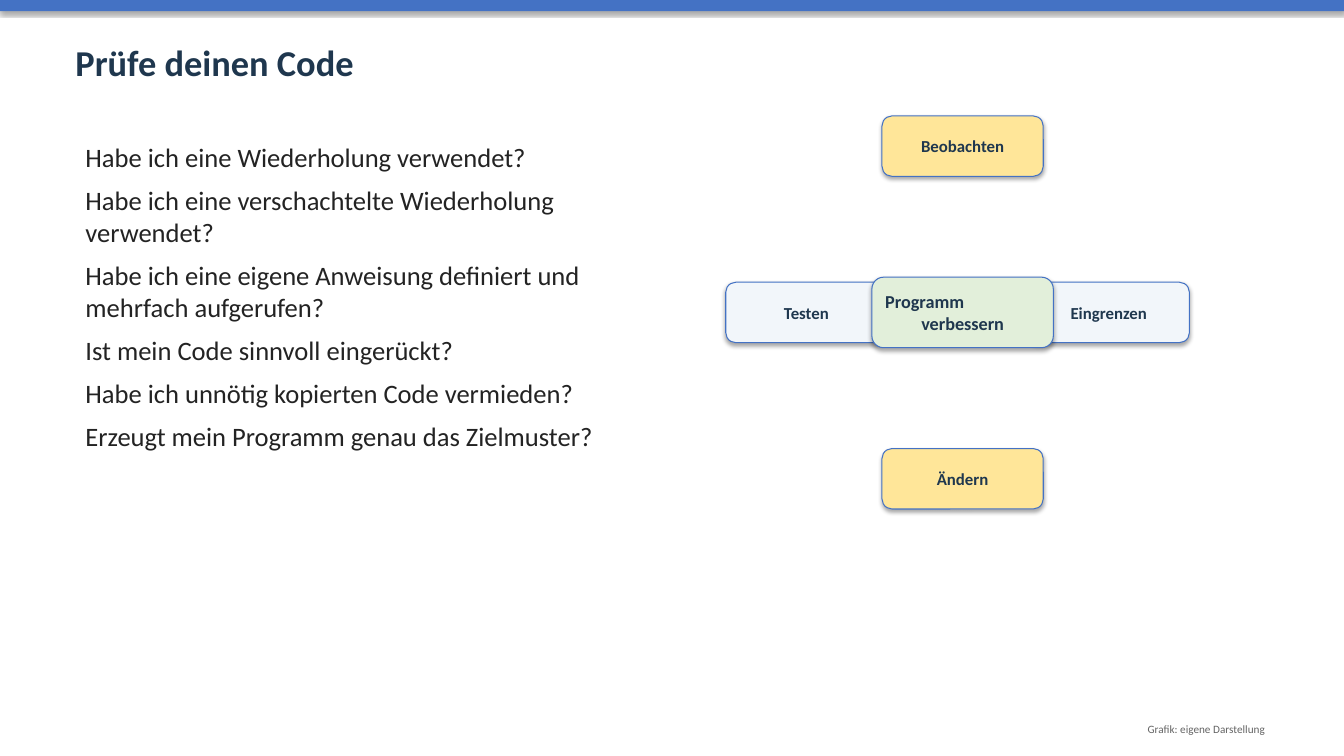
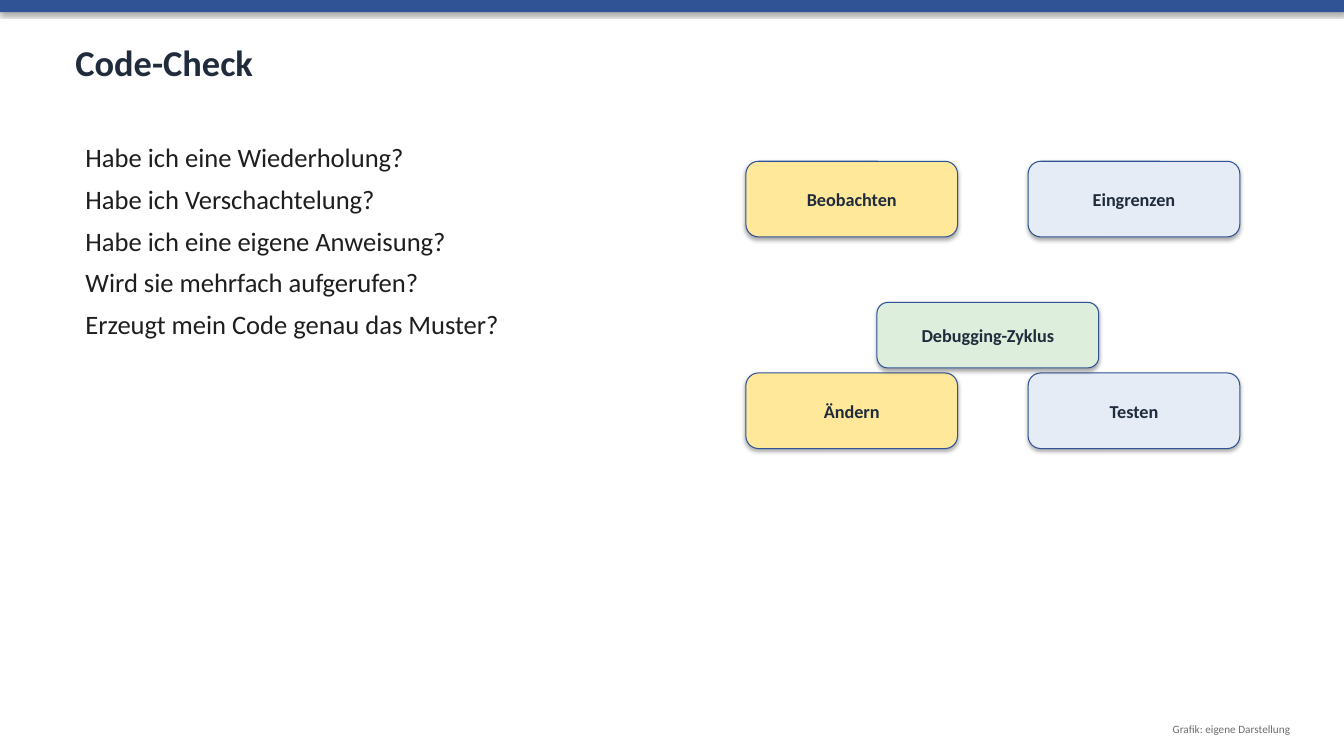
Before and after one commit to audipz/Unterrichtsmaterial_Oberschule_Sachsen, a slide deck: slide 5 of Unterrichtsmaterial_Oberschule_Sachsen/Klasse_8/03_Robot_Karol/05_Praesentationen/05_Karol_Projekt.pptx. Drawn at 1344x756 pixels with LibreOffice and Linux fonts; fonts in the diff are those of the drawing. Boxes give left, top, right and bottom in pixels: in the first picture for what was removed or moved away, otherwise in the second. Text is boxed around its words. In the diff, an @@ line names an element or a change of style, - is before the commit and + after.

```diff
--- a/Unterrichtsmaterial_Oberschule_Sachsen/Klasse_8/03_Robot_Karol/05_Praesentationen/05_Karol_Projekt.pptx
+++ b/Unterrichtsmaterial_Oberschule_Sachsen/Klasse_8/03_Robot_Karol/05_Praesentationen/05_Karol_Projekt.pptx
@@ rectangle at [0, 0, 1344, 12]: fill #4472C4 to #305396 @@
@@ text at [75, 50, 253, 77]: text changed; text colour #1F374E to #202C3C @@
-Prüfe deinen Code
+Code-Check
@@ text at [85, 148, 498, 339]: text changed; text colour #232323 to #1E1E1E @@
-Habe ich eine Wiederholung verwendet?
-Habe ich eine verschachtelte Wiederholung verwendet?
-Habe ich eine eigene Anweisung definiert und mehrfach aufgerufen?
-Ist mein Code sinnvoll eingerückt?
-Habe ich unnötig kopierten Code vermieden?
-Erzeugt mein Programm genau das Zielmuster?
+Habe ich eine Wiederholung?
+Habe ich Verschachtelung?
+Habe ich eine eigene Anweisung?
+Wird sie mehrfach aufgerufen?
+Erzeugt mein Code genau das Muster?
@@ rounded rectangle "Beobachten": place and size @@
-rounded rectangle "Beobachten" at [882, 116, 1044, 176]
+rounded rectangle "Beobachten" at [746, 161, 958, 237]
@@ rounded rectangle "Beobachten" at [746, 161, 958, 237]: size 12 to 13 pt, text colour #1F374E to #202C3C; fill #FFE699 to #FFE899; outline #4472C4 0.75 pt to #305396 0.75 pt @@
@@ rounded rectangle "Eingrenzen": place and size @@
-rounded rectangle "Eingrenzen" at [1028, 282, 1190, 343]
+rounded rectangle "Eingrenzen" at [1028, 161, 1240, 237]
@@ rounded rectangle "Eingrenzen" at [1028, 161, 1240, 237]: size 12 to 13 pt, text colour #1F374E to #202C3C; fill #F2F6FA to #E5ECF6; outline #4472C4 0.75 pt to #305396 0.75 pt @@
@@ rounded rectangle "Debugging-Zyklus": place and size @@
-rounded rectangle "Debugging-Zyklus" at [872, 277, 1054, 348]
+rounded rectangle "Debugging-Zyklus" at [877, 302, 1099, 368]
@@ rounded rectangle "Debugging-Zyklus" at [877, 302, 1099, 368]: fill #E2EFDA to #DDEEDD; outline #4472C4 0.75 pt to #305396 0.75 pt @@
@@ text in rounded rectangle at [922, 329, 1055, 345]: text changed; text colour #1F374E to #202C3C @@
-Programm
-verbessern
+Debugging-Zyklus
@@ rounded rectangle "Ändern" at [746, 373, 958, 449]: size 12 to 13 pt, text colour #1F374E to #202C3C; fill #FFE699 to #FFE899; outline #4472C4 0.75 pt to #305396 0.75 pt @@
@@ rounded rectangle "Ändern": place and size @@
-rounded rectangle "Ändern" at [882, 449, 1044, 509]
+rounded rectangle "Ändern" at [746, 373, 958, 449]
@@ rounded rectangle "Testen" at [1028, 373, 1240, 449]: size 12 to 13 pt, text colour #1F374E to #202C3C; fill #F2F6FA to #E5ECF6; outline #4472C4 0.75 pt to #305396 0.75 pt @@
@@ rounded rectangle "Testen": place and size @@
-rounded rectangle "Testen" at [726, 282, 887, 343]
+rounded rectangle "Testen" at [1028, 373, 1240, 449]
@@ text "Grafik: eigene Darstellung": place and size @@
-text "Grafik: eigene Darstellung" at [1148, 725, 1265, 735]
+text "Grafik: eigene Darstellung" at [1173, 725, 1290, 735]
@@ text "Grafik: eigene Darstellung" at [1173, 725, 1290, 735]: text colour #646464 to #6E6E6E @@
```
Also in this commit, not shown: 7 other slides changed, 2 slides removed, 9 other files.
